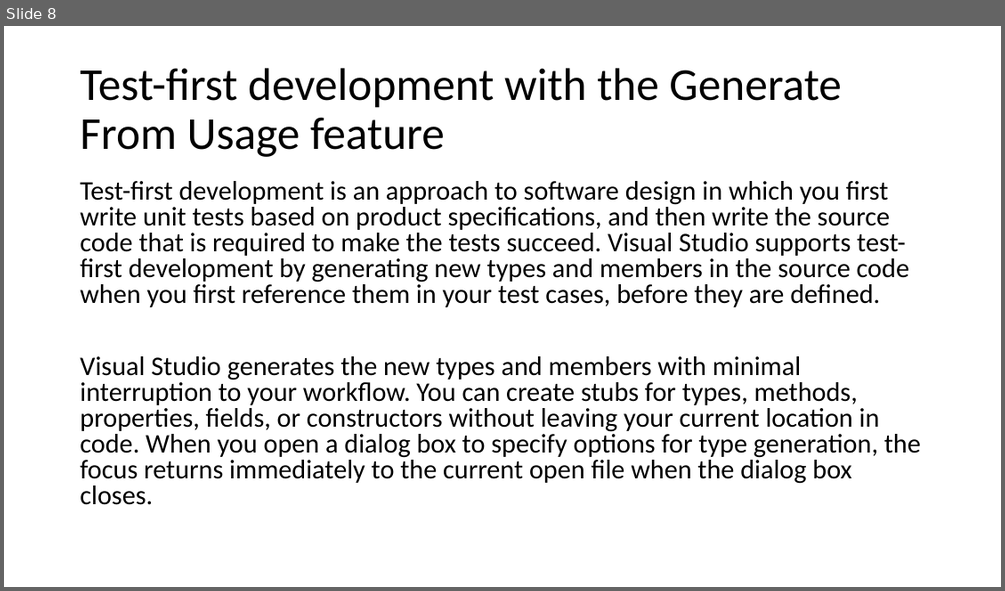
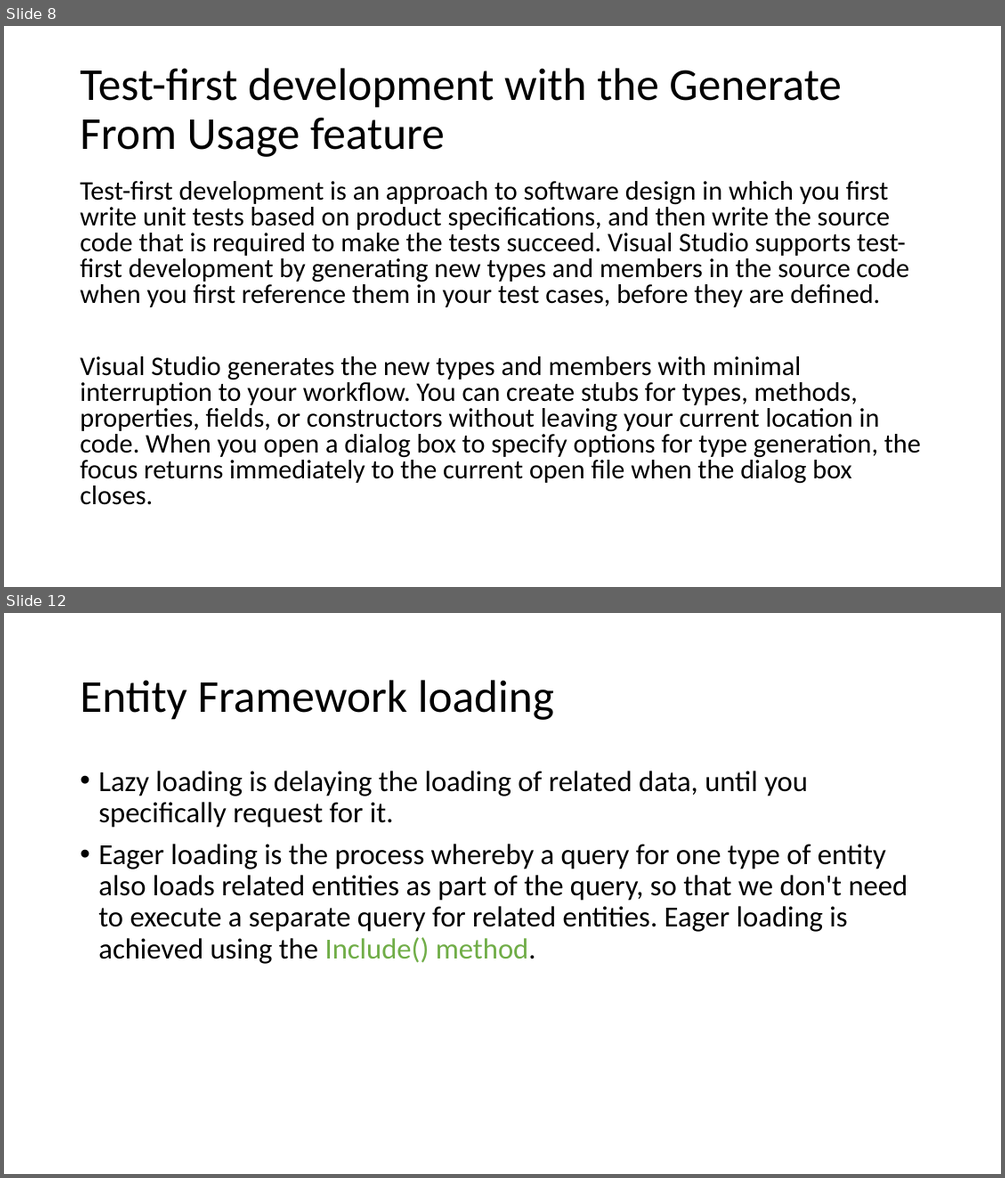
Before and after one commit to karenpayneoregon/VisualStudioEducation, a slide deck: PowerPoint/Working with Visual Studio.pptx. Shown one above the other, each under a label of ours: slide 8 before the commit, slides 8 and 12 after it; the slides between them are not shown. The pictures are 1005x591 and 1005x1178 pixels, drawn with LibreOffice and Linux fonts; fonts in the diff are those of the drawing. Boxes give left, top, right and bottom in pixels: in the first picture for what was removed or moved away, otherwise in the second. Text is boxed around its words. In the diff, an @@ line names an element or a change of style, - is before the commit and + after.

Commit message:
Eager vs Lazy loading

```diff
--- a/PowerPoint/Working with Visual Studio.pptx
+++ b/PowerPoint/Working with Visual Studio.pptx
@@ slide 12 added at (4,613,1001,1174), background #FFFFFF @@
@@ title added at (80,680,554,720), 44 pt, text #000000 @@
+Entity Framework loading
@@ text added at (98,771,908,964), 28 pt, text #000000 @@
+• Lazy loading is delaying the loading of related data, until you specifically request for it.
+• Eager loading is the process whereby a query for one type of entity also loads related entities as part of the query, so that we don't need to execute a separate query for related entities. Eager loading is achieved using the Include() method.
```
Also in this commit, not shown: 3 other slides added, 2 other files.
